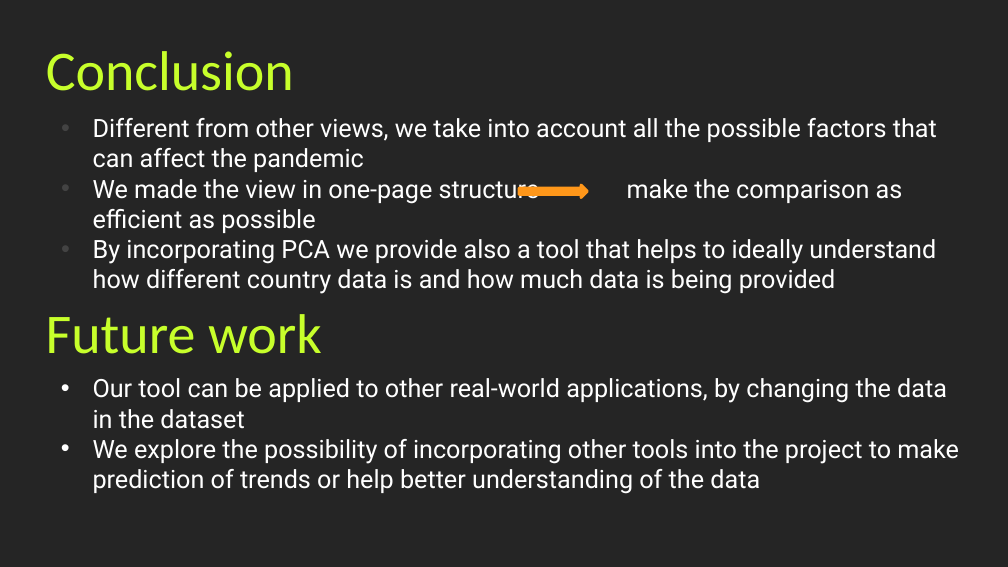
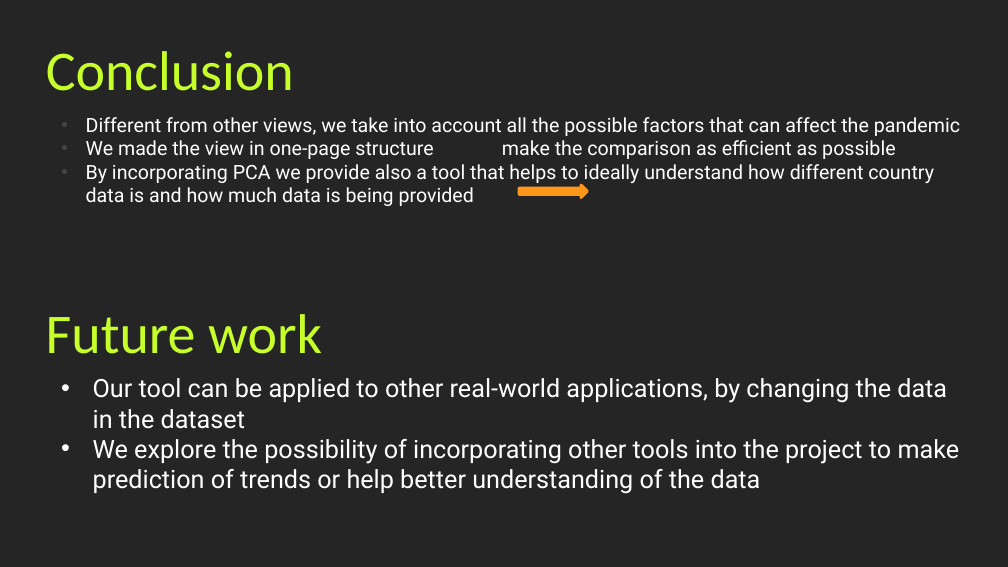
Before and after one commit to Covid19-visualization/Documentation, a slide deck: slide 26 of powerpoint/presentation.pptx (slide 25 before the commit). Drawn at 1008x567 pixels with LibreOffice and Linux fonts; fonts in the diff are those of the drawing. Boxes give left, top, right and bottom in pixels: in the first picture for what was removed or moved away, otherwise in the second. Text is boxed around its words. In the diff, an @@ line names an element or a change of style, - is before the commit and + after.

```diff
--- a/powerpoint/presentation.pptx
+++ b/powerpoint/presentation.pptx
@@ text "Different from other views, we ..." at box(86, 117, 960, 206): size 18 to 14 pt; indent changed @@
@@ right arrow at box(519, 185, 588, 199): proportions changed @@
```
Also in this commit, not shown: 17 other slides changed, 2 slides added, 5 other files.
